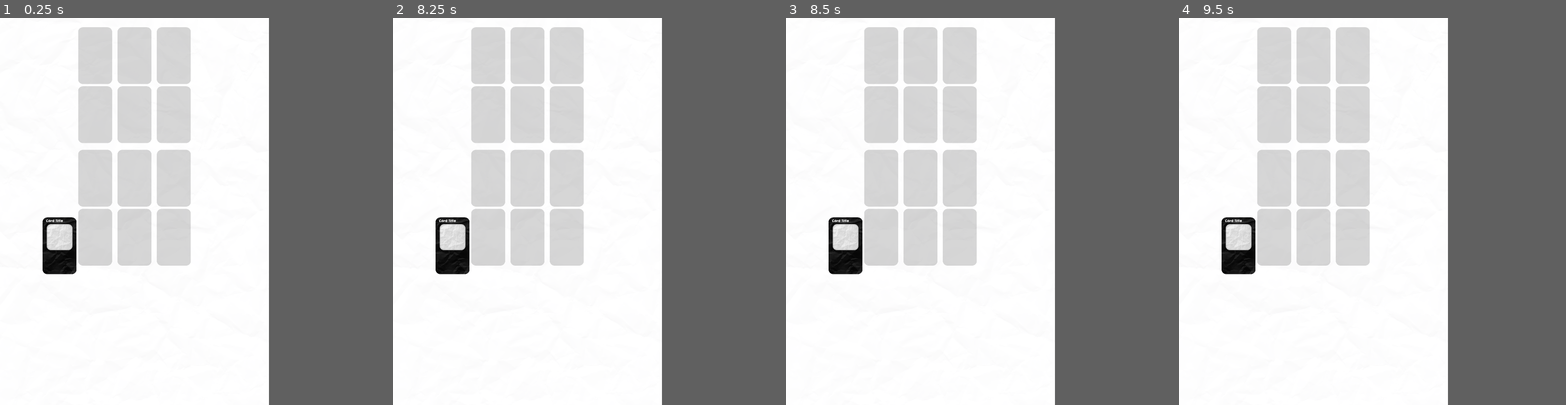
Above: before the commit, frames 1-4 (left to right).
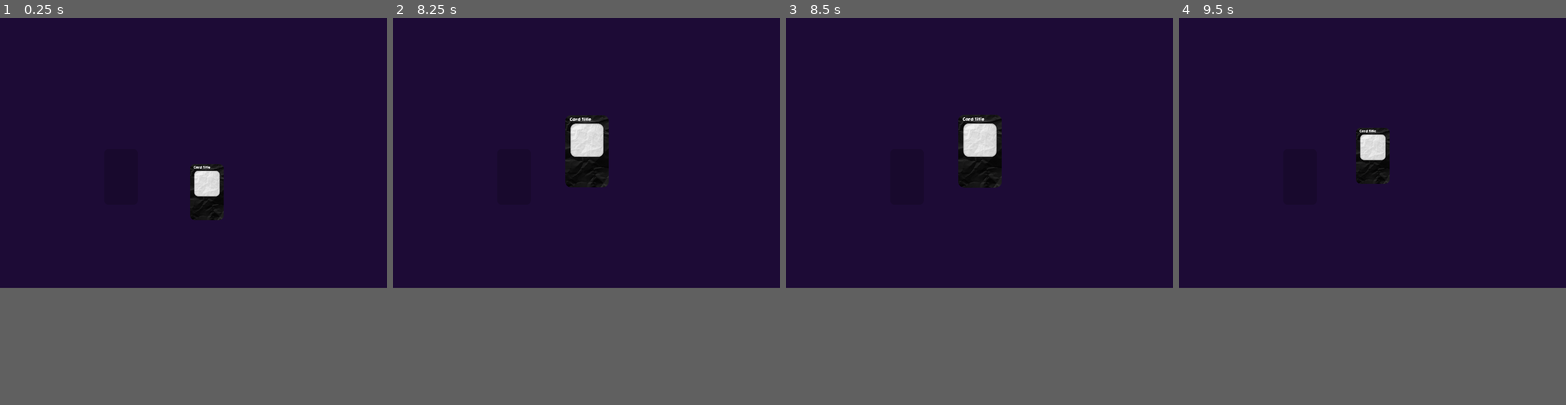
Above: after the commit, the same moments.

Repository: MoFa-Development/TheAbsolutelyTrueGame
Game: Godot game, scene res://scenes/Main.tscn
The game is run twice, just before and just after one commit, with the same random seed, the same clock (stepped at 60 frames per second) and the same inputs.
Inputs (mouse positions are in pixels of both pictures, inside the frame that each line leads up to):
- Up to frame 1 (0.25 s): no input
- Up to frame 2 (8.25 s): tap Enter at 0.5, 2, 3.5 s; drag from (489, 56) to (567, 56) at 0.52 s; tap Space at 1.25, 2.75, 4.25 s; drag from (528, 56) to (489, 114) at 1.27 s; move the mouse to (567, 56) at 2.02 s; click (567, 56) at 2.17 s; drag from (489, 114) to (567, 56) at 2.77 s; drag from (528, 114) to (489, 176) at 3.52 s; drag from (567, 114) to (489, 114) at 4.27 s; move the mouse to (489, 176) at 5.02 s; click (489, 176) at 5.17 s; drag from (528, 176) to (489, 114) at 5.77 s; drag from (567, 176) to (528, 114) at 6.52 s; drag from (489, 238) to (528, 114) at 7.27 s; move the mouse to (528, 238) at 8.02 s; click (528, 238) at 8.17 s
- Up to frame 3 (8.5 s): no input
- Up to frame 4 (9.5 s): drag from (1353, 238) to (1353, 114) at 8.77 s
In our replay, the window is 556x800 before the commit and 800x558 after it. These sizes can differ from the game's own. Grey fills any space a smaller window leaves; there, only what the larger window draws over its background counts as a difference.

The runs differ from the first frame. In frame 1, 48% of the frame differs, in the area x 0-70%, y 0-70%; in frame 2, 48%; in frame 3, 48%; in frame 4, 48%.

Commit message:
Created project base

Diff:
--- a/src/project.godot
+++ b/src/project.godot
@@ -21,8 +21,9 @@
 
 [display]
 
-window/size/width=1640
-window/size/height=2360
+window/size/width=2388
+window/size/height=1668
+window/size/fullscreen=true
 window/handheld/orientation="portrait"
 window/stretch/mode="viewport"
 window/stretch/aspect="expand"
@@ -46,9 +47,8 @@
 
 [rendering]
 
-quality/driver/driver_name="GLES2"
 quality/intended_usage/framebuffer_allocation=0
 quality/intended_usage/framebuffer_allocation.mobile=0
 vram_compression/import_etc=true
 vram_compression/import_etc2=false
-environment/default_clear_color=Color( 1, 1, 1, 1 )
+environment/default_clear_color=Color( 0.113725, 0.0431373, 0.211765, 1 )
--- a/src/scenes/Card.tscn
+++ b/src/scenes/Card.tscn
@@ -1,10 +1,10 @@
 [gd_scene load_steps=8 format=2]
 
-[ext_resource path="res://images/ui/Card/Card.png" type="Texture" id=1]
-[ext_resource path="res://fonts/KGHAPPY.ttf" type="DynamicFontData" id=2]
-[ext_resource path="res://fonts/JandaManateeSolid.ttf" type="DynamicFontData" id=3]
+[ext_resource path="res://assets/images/ui/Card/Card.png" type="Texture" id=1]
+[ext_resource path="res://assets/fonts/KGHAPPY.ttf" type="DynamicFontData" id=2]
+[ext_resource path="res://assets/fonts/JandaManateeSolid.ttf" type="DynamicFontData" id=3]
 
-[sub_resource type="GDScript" id=4]
+[sub_resource type="GDScript" id=1]
 script/source = "extends Node2D
 
 # Animation
@@ -53,7 +53,7 @@
 
 func anim_drag():
 	upscaled = true
-	$Tween.interpolate_property(self, \"scale\", scale, Vector2(2, 2), 0.3, Tween.TRANS_CUBIC, Tween.EASE_OUT)
+	$Tween.interpolate_property(self, \"scale\", scale, Vector2(1.3, 1.3), 0.3, Tween.TRANS_CUBIC, Tween.EASE_OUT)
 	$Tween.start()
 
 func anim_undrag():
@@ -62,21 +62,21 @@
 	$Tween.start()
 "
 
-[sub_resource type="DynamicFont" id=1]
+[sub_resource type="DynamicFont" id=2]
 size = 60
 font_data = ExtResource( 2 )
 
-[sub_resource type="DynamicFont" id=2]
+[sub_resource type="DynamicFont" id=3]
 size = 50
 use_filter = true
 extra_spacing_top = -15
 font_data = ExtResource( 3 )
 
-[sub_resource type="RectangleShape2D" id=3]
+[sub_resource type="RectangleShape2D" id=4]
 extents = Vector2( 368, 608 )
 
 [node name="Card" type="Node2D"]
-script = SubResource( 4 )
+script = SubResource( 1 )
 
 [node name="Sprite" type="Sprite" parent="."]
 position = Vector2( 8, -328 )
--- a/src/scenes/Field.tscn
+++ b/src/scenes/Field.tscn
@@ -1,6 +1,6 @@
 [gd_scene load_steps=4 format=2]
 
-[ext_resource path="res://images/ui/CardPlaceHolder/CardPlaceHolder.png" type="Texture" id=1]
+[ext_resource path="res://assets/images/ui/CardPlaceHolder/CardPlaceHolder.png" type="Texture" id=1]
 
 [sub_resource type="GDScript" id=1]
 script/source = "extends Node2D
--- a/src/scenes/Fields.tscn
+++ /dev/null
@@ -1,41 +0,0 @@
-[gd_scene load_steps=2 format=2]
-
-[ext_resource path="res://scenes/Field.tscn" type="PackedScene" id=1]
-
-[node name="Fields" type="Node2D"]
-
-[node name="Field" parent="." instance=ExtResource( 1 )]
-position = Vector2( -832, -1920 )
-
-[node name="Field2" parent="." instance=ExtResource( 1 )]
-position = Vector2( 0, -1920 )
-
-[node name="Field3" parent="." instance=ExtResource( 1 )]
-position = Vector2( 832, -1920 )
-
-[node name="Field4" parent="." instance=ExtResource( 1 )]
-position = Vector2( -832, -672 )
-
-[node name="Field5" parent="." instance=ExtResource( 1 )]
-position = Vector2( 0, -672 )
-
-[node name="Field6" parent="." instance=ExtResource( 1 )]
-position = Vector2( 832, -672 )
-
-[node name="Field7" parent="." instance=ExtResource( 1 )]
-position = Vector2( -832, 672 )
-
-[node name="Field8" parent="." instance=ExtResource( 1 )]
-position = Vector2( 0, 672 )
-
-[node name="Field9" parent="." instance=ExtResource( 1 )]
-position = Vector2( 832, 672 )
-
-[node name="Field10" parent="." instance=ExtResource( 1 )]
-position = Vector2( -832, 1920 )
-
-[node name="Field11" parent="." instance=ExtResource( 1 )]
-position = Vector2( 0, 1920 )
-
-[node name="Field12" parent="." instance=ExtResource( 1 )]
-position = Vector2( 832, 1920 )
--- a/src/scenes/Main.tscn
+++ b/src/scenes/Main.tscn
@@ -1,39 +1,18 @@
-[gd_scene load_steps=4 format=2]
+[gd_scene load_steps=3 format=2]
 
-[ext_resource path="res://images/textures/white-paper-texture-4k-white-crumpled-paper-macro-white-paper.jpg" type="Texture" id=1]
-[ext_resource path="res://scenes/Fields.tscn" type="PackedScene" id=2]
+[ext_resource path="res://scenes/Field.tscn" type="PackedScene" id=1]
 [ext_resource path="res://scenes/Card.tscn" type="PackedScene" id=3]
 
 [node name="Main" type="Node2D"]
 scale = Vector2( 0.288394, 0.288394 )
 
-[node name="BG" type="Sprite" parent="."]
-modulate = Color( 1, 1, 1, 0.0705882 )
-position = Vector2( 2821.48, 4212.68 )
-rotation = 1.5708
-scale = Vector2( 2.4927, 2.4927 )
-texture = ExtResource( 1 )
-
-[node name="BG2" type="Sprite" parent="."]
-modulate = Color( 1, 1, 1, 0.0705882 )
-position = Vector2( 8821.26, 4216.45 )
-rotation = 1.5708
-scale = Vector2( 2.4927, 2.4927 )
-texture = ExtResource( 1 )
-
-[node name="BG3" type="Sprite" parent="."]
-modulate = Color( 1, 1, 1, 0.0705882 )
-position = Vector2( -3162.34, 4216.45 )
-rotation = 1.5708
-scale = Vector2( 2.4927, 2.4927 )
-texture = ExtResource( 1 )
-
 [node name="Camera2D" type="Camera2D" parent="."]
-position = Vector2( 2868, 4106.81 )
+position = Vector2( 4158.37, 2884.94 )
 current = true
-
-[node name="Fields" parent="." instance=ExtResource( 2 )]
-position = Vector2( 2868, 3051.38 )
+smoothing_enabled = true
 
 [node name="Card" parent="." instance=ExtResource( 3 )]
-position = Vector2( 1276.03, 5159.61 )
+position = Vector2( 4438.37, 4050.01 )
+
+[node name="Field" parent="." instance=ExtResource( 1 )]
+position = Vector2( 2607.54, 3717.14 )
--- a/src/scripts/autoload/Settings.gd
+++ b/src/scripts/autoload/Settings.gd
@@ -1,5 +1 @@
 extends Node
-
-
-func _ready():
-	OS.window_maximized = true
Renamed: src/fonts/KGHAPPY.ttf -> src/assets/fonts/KGHAPPY.ttf
Renamed: src/images/textures/white-paper-texture-4k-white-crumpled-paper-macro-white-paper.jpg -> src/assets/images/textures/white-paper-texture-4k-white-crumpled-paper-macro-white-paper.jpg
Not shown, changed: src/assets/images/textures/white-paper-texture-4k-white-crumpled-paper-macro-white-paper.jpg.import
Renamed: src/images/ui/Card/Card.png -> src/assets/images/ui/Card/Card.png
Not shown, changed: src/assets/images/ui/Card/Card.png.import
Renamed: src/images/ui/CardPlaceHolder/Card.png.import -> src/assets/images/ui/CardPlaceHolder/Card.png.import
Renamed: src/images/ui/CardPlaceHolder/CardPlaceHolder.png -> src/assets/images/ui/CardPlaceHolder/CardPlaceHolder.png
Not shown, changed: src/assets/images/ui/CardPlaceHolder/CardPlaceHolder.png.import
Not shown: 3 places in src/scenes/Card.tscn that only renumber resources
Not shown, added: src/assets/images/ui/Card/Card.afdesign
Not shown, added: src/assets/images/ui/CardPlaceHolder/CardPlaceHolder.afdesign
